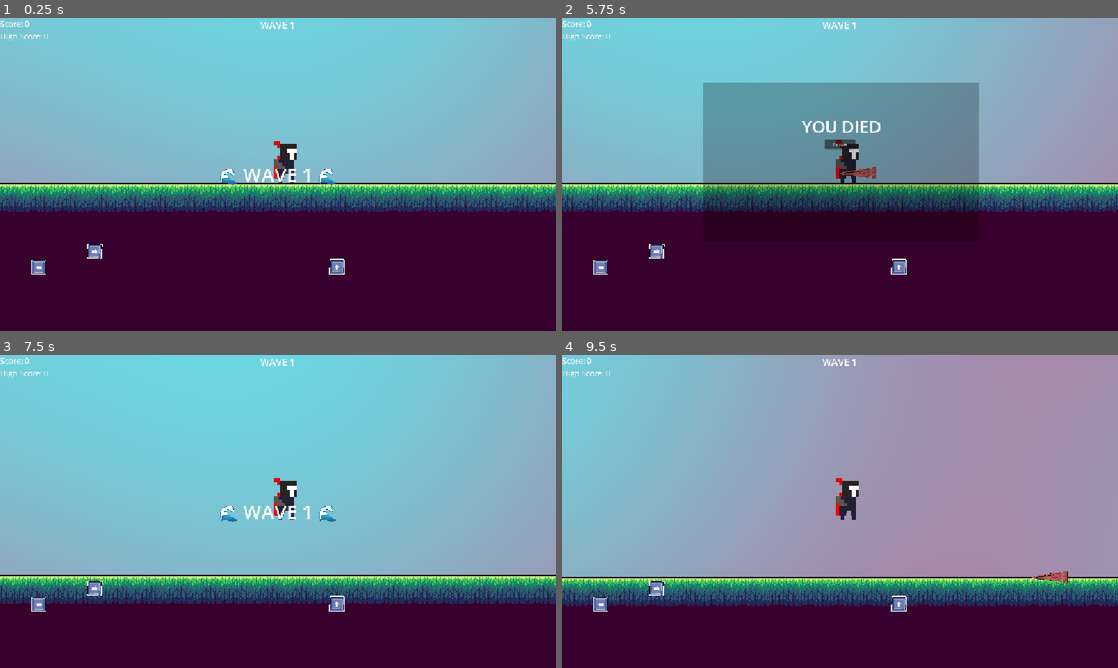
Above: before the commit, frames 1-4 (two rows, left to right).
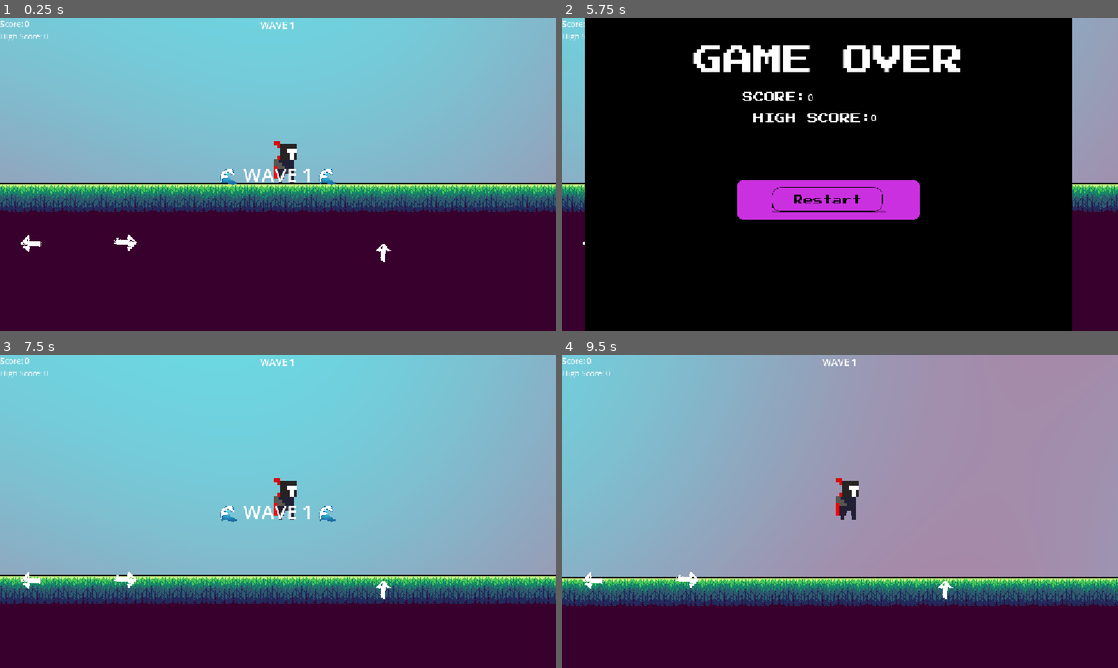
Above: after the commit, the same moments.

Repository: VoidForgeHQ/Jump-Prototype
Game: Godot game, scene res://main.tscn
Two runs of this game, one before a commit and one after it. Both use one fixed random seed, a clock stepped at 60 frames per second and the inputs below.
Inputs (mouse positions are in pixels of both pictures, inside the frame that each line leads up to):
- Up to frame 1 (0.25 s): no input
- Up to frame 2 (5.75 s): tap Enter (ui_accept) at 0.5, 0.77, 1.52, 3.02, 3.77, 4.52 s; hold Right (ui_right) 0.53-2.03 s; hold Left (ui_left) 2.03-4.28 s; hold Right (ui_right) from 4.28 s (still down)
- Up to frame 3 (7.5 s): release Right (ui_right) at 5.75 s; click (278, 480) at 5.75 s, where only the run before the commit has a clickable "Restart"; click (266, 536) at 6.52 s; tap Enter (ui_accept) at 7.25 s; hold Right (ui_right) from 7.28 s (still down)
- Up to frame 4 (9.5 s): keep holding Right (ui_right); tap Enter (ui_accept) at 7.52, 8.27, 9.02 s

The runs differ from the first frame. In frame 1, 0.6% of the frame differs, in the area x 3-71%, y 69-82%; in frame 2, 87%, in the area x 3-92%, y 0-100%; in frame 3, 0.6%; in frame 4, 0.8%.

Commit message:
DeathUI improved

Diff:
--- a/GameManager.gd
+++ b/GameManager.gd
@@ -6,8 +6,18 @@
 var game_over = false
 const SAVE_PATH = "user://save.dat"
 
+
+func update_death_ui():
+	var death_score = get_node("/root/Main/CanvasLayer2/DeathScore")
+	var death_high = get_node("/root/Main/CanvasLayer2/DeathHighScore")
+
+	death_score.text = str(score)
+	death_high.text = str(high_score)
+
+
 func _ready():
 	score = 0
+	game_over = false
 	load_high_score()
 	call_deferred("setup_ui")
 
@@ -36,10 +46,8 @@
 
 	if score > high_score:
 		high_score = score
-		save_high_score(
+		save_high_score()
 
-		)
-	setup_ui()
 	update_score_label()
 
 	if is_instance_valid(score_label):
--- a/main.gd
+++ b/main.gd
@@ -12,7 +12,7 @@
 	GameManager.game_over = false
 
 
-func _on_restart_pressed() -> void:
-	# Replace with function body.
+func _on_restart_button_pressed() -> void:
+
 	get_tree().paused = false
 	get_tree().reload_current_scene()
--- a/main.tscn
+++ b/main.tscn
@@ -16,7 +16,9 @@
 [ext_resource type="Texture2D" uid="uid://q6vlaoeysie0" path="res://assets/player/idel/player_idel4.png" id="7_yaehf"]
 [ext_resource type="Texture2D" uid="uid://d3op212o0jntj" path="res://assets/player/jump/player_jumpa1.png" id="8_82xsv"]
 [ext_resource type="Texture2D" uid="uid://6mjyt6jbry14" path="res://assets/player/jump/player_jumpa2.png" id="9_getpj"]
-[ext_resource type="Texture2D" uid="uid://bud38cq3mtf6v" path="res://assets/UI/arrow key1.png" id="10_074og"]
+[ext_resource type="Texture2D" uid="uid://cd2qfh55wx6w5" path="res://assets/UI/ControlButton1.png" id="10_getpj"]
+[ext_resource type="Texture2D" uid="uid://bfmld4o7kimfp" path="res://assets/UI/DeathUI.png" id="12_ryguw"]
+[ext_resource type="Texture2D" uid="uid://dedbflso5dkl5" path="res://assets/UI/onlyButton.png" id="13_d13ii"]
 [ext_resource type="Texture2D" uid="uid://b5dobpo24qoxp" path="res://assets/ground/1 Tiles/Tile_30.png" id="17_yaehf"]
 [ext_resource type="AudioStream" uid="uid://u7n2vwu6aifj" path="res://assets/sound/Collecting sound.mp3" id="19_getpj"]
 [ext_resource type="AudioStream" uid="uid://dmmsyx7bb2wug" path="res://assets/sound/Game over.mp3" id="20_ryguw"]
@@ -72,16 +74,13 @@
 }]
 
 [sub_resource type="CircleShape2D" id="CircleShape2D_wp5od"]
-radius = 40.0
+radius = 190.47
 
 [sub_resource type="CircleShape2D" id="CircleShape2D_k56px"]
-radius = 40.0
+radius = 188.6
 
 [sub_resource type="CircleShape2D" id="CircleShape2D_vkdpk"]
-radius = 40.0
-
-[sub_resource type="StyleBoxFlat" id="StyleBoxFlat_wp5od"]
-bg_color = Color(0, 0, 0, 0.23921569)
+radius = 210.35
 
 [sub_resource type="RectangleShape2D" id="RectangleShape2D_k56px"]
 size = Vector2(2163, 182.125)
@@ -151,24 +150,27 @@
 [node name="MobileControls" type="CanvasLayer" parent="." unique_id=1948648282]
 
 [node name="LeftButton" type="TouchScreenButton" parent="MobileControls" unique_id=1527392116]
-position = Vector2(64, 500)
-texture_normal = ExtResource("10_074og")
+position = Vector2(-2.0000005, 343)
+scale = Vector2(0.33600003, 0.34844446)
+texture_normal = ExtResource("10_getpj")
 shape = SubResource("CircleShape2D_wp5od")
 shape_visible = false
 action = "ui_left"
 
 [node name="RightButton" type="TouchScreenButton" parent="MobileControls" unique_id=1571683183]
-position = Vector2(212, 500)
+position = Vector2(329.05832, 591.7344)
 rotation = -3.127211
-texture_normal = ExtResource("10_074og")
+scale = Vector2(0.35387185, 0.35387185)
+texture_normal = ExtResource("10_getpj")
 shape = SubResource("CircleShape2D_k56px")
 shape_visible = false
 action = "ui_right"
 
 [node name="JumpButton" type="TouchScreenButton" parent="MobileControls" unique_id=570109213]
-position = Vector2(715, 500)
+position = Vector2(899.70544, 428.63693)
 rotation = 1.5866914
-texture_normal = ExtResource("10_074og")
+scale = Vector2(0.30033323, 0.2941742)
+texture_normal = ExtResource("10_getpj")
 shape = SubResource("CircleShape2D_vkdpk")
 shape_visible = false
 action = "ui_accept"
@@ -212,56 +214,68 @@
 vertical_alignment = 1
 
 [node name="CanvasLayer2" type="CanvasLayer" parent="." unique_id=841752167]
-
-[node name="DeathUI" type="Control" parent="CanvasLayer2" unique_id=570015818]
-process_mode = 2
 visible = false
-layout_mode = 3
+
+[node name="TextureRect" type="TextureRect" parent="CanvasLayer2" unique_id=308956099]
+anchors_preset = 6
+anchor_left = 1.0
+anchor_top = 0.5
+anchor_right = 1.0
+anchor_bottom = 0.5
+offset_left = -1104.0
+offset_top = -386.0
+offset_right = 336.0
+offset_bottom = 638.0
+grow_horizontal = 0
+grow_vertical = 2
+scale = Vector2(0.7, 0.7)
+texture = ExtResource("12_ryguw")
+
+[node name="DeathScore" type="Label" parent="CanvasLayer2" unique_id=1912595391]
+offset_left = 509.0
+offset_top = 149.00003
+offset_right = 620.4286
+offset_bottom = 191.85718
+scale = Vector2(0.7, 0.7)
+theme_override_font_sizes/font_size = 30
+
+[node name="DeathHighScore" type="Label" parent="CanvasLayer2" unique_id=500102136]
+offset_left = 640.0
+offset_top = 191.0
+offset_right = 734.2857
+offset_bottom = 233.0
+scale = Vector2(0.7, 0.7)
+theme_override_font_sizes/font_size = 30
+
+[node name="RestartButton1" type="TextureButton" parent="CanvasLayer2" unique_id=1668077940]
+offset_left = 435.0
+offset_top = 350.0
+offset_right = 666.0
+offset_bottom = 402.0
+texture_normal = ExtResource("13_d13ii")
+
+[node name="RestartButton" type="Button" parent="CanvasLayer2" unique_id=1674231132]
+process_mode = 3
 anchors_preset = 8
 anchor_left = 0.5
 anchor_top = 0.5
 anchor_right = 0.5
 anchor_bottom = 0.5
-offset_left = -20.0
-offset_top = -20.0
-offset_right = 20.0
-offset_bottom = 20.0
+offset_left = -213.0
+offset_top = 12.0
+offset_right = 333.0
+offset_bottom = 130.57144
 grow_horizontal = 2
 grow_vertical = 2
-
-[node name="Panel" type="Panel" parent="CanvasLayer2/DeathUI" unique_id=478162851]
-layout_mode = 0
-offset_left = -264.0
-offset_top = -169.0
-offset_right = 308.0
-offset_bottom = 159.0
-theme_override_styles/panel = SubResource("StyleBoxFlat_wp5od")
-
-[node name="YOU DIED" type="Label" parent="CanvasLayer2/DeathUI" unique_id=583013773]
-layout_mode = 0
-offset_left = -59.0
-offset_top = -104.0
-offset_right = 106.0
-offset_bottom = -55.0
-theme_override_font_sizes/font_size = 35
-text = "YOU DIED"
-uppercase = true
-
-[node name="Restart" type="Button" parent="CanvasLayer2/DeathUI" unique_id=563863816]
-process_mode = 2
-layout_mode = 0
-offset_left = -11.0
-offset_top = -52.0
-offset_right = 52.0
-offset_bottom = -32.0
-theme_override_font_sizes/font_size = 8
-text = "Restart"
+scale = Vector2(0.7, 0.7)
+flat = true
 
 [node name="ObstacleSpawner" type="Node2D" parent="." unique_id=137233144]
 position = Vector2(800, -12)
 
 [node name="Ground" type="StaticBody2D" parent="." unique_id=555352608]
 position = Vector2(-12, 23)
+metadata/_edit_lock_ = true
 
 [node name="CollisionShape2D" type="CollisionShape2D" parent="Ground" unique_id=519167885]
 visible = false
@@ -278,11 +292,15 @@
 texture = ExtResource("5_kek77")
 
 [node name="Tile02" type="Sprite2D" parent="Ground" unique_id=401914411]
-position = Vector2(23, -8)
+position = Vector2(541, 112)
 texture = ExtResource("6_4c57u")
 
 [node name="Tile03" type="Sprite2D" parent="Ground" unique_id=49510145]
 position = Vector2(55, -8)
+texture = ExtResource("6_4c57u")
+
+[node name="Tile449" type="Sprite2D" parent="Ground" unique_id=609337284]
+position = Vector2(28, -8)
 texture = ExtResource("6_4c57u")
 
 [node name="Tile04" type="Sprite2D" parent="Ground" unique_id=1698630143]
@@ -1126,7 +1144,7 @@
 texture = ExtResource("7_4c57u")
 
 [node name="Tile214" type="Sprite2D" parent="Ground" unique_id=1343440488]
-position = Vector2(551, 113)
+position = Vector2(553, 115)
 texture = ExtResource("7_4c57u")
 
 [node name="Tile215" type="Sprite2D" parent="Ground" unique_id=1373869895]
@@ -2994,5 +3012,5 @@
 [node name="JumpSound" type="AudioStreamPlayer" parent="." unique_id=1425037339]
 stream = ExtResource("21_d13ii")
 
-[connection signal="pressed" from="CanvasLayer2/DeathUI/Restart" to="." method="_on_restart_pressed"]
+[connection signal="pressed" from="CanvasLayer2/RestartButton" to="." method="_on_restart_button_pressed"]
 [connection signal="timeout" from="Spawner/Timer" to="Spawner" method="_on_timer_timeout"]
--- a/obstacle.gd
+++ b/obstacle.gd
@@ -30,6 +30,9 @@
 	# Check if the body that touched us is named "CharacterBody2D"
 	if body.name == "player":
 		print("GAME OVER")
+
+		GameManager.game_over = true
+		GameManager.update_death_ui()
 		get_node("/root/Main/DeathSound").play()
+		get_node("/root/Main/CanvasLayer2").visible = true
 		get_tree().paused = true
-		get_node("/root/Main/CanvasLayer2/DeathUI").visible = true
Binary file added: assets/UI/ControlButton1.png
Not shown, added: assets/UI/ControlButton1.png.import
Binary file added: assets/UI/DeathUI.png
Not shown, added: assets/UI/DeathUI.png.import
Binary file added: assets/UI/onlyButton.png
Not shown, added: assets/UI/onlyButton.png.import
Not shown, added: export_presets.cfg
